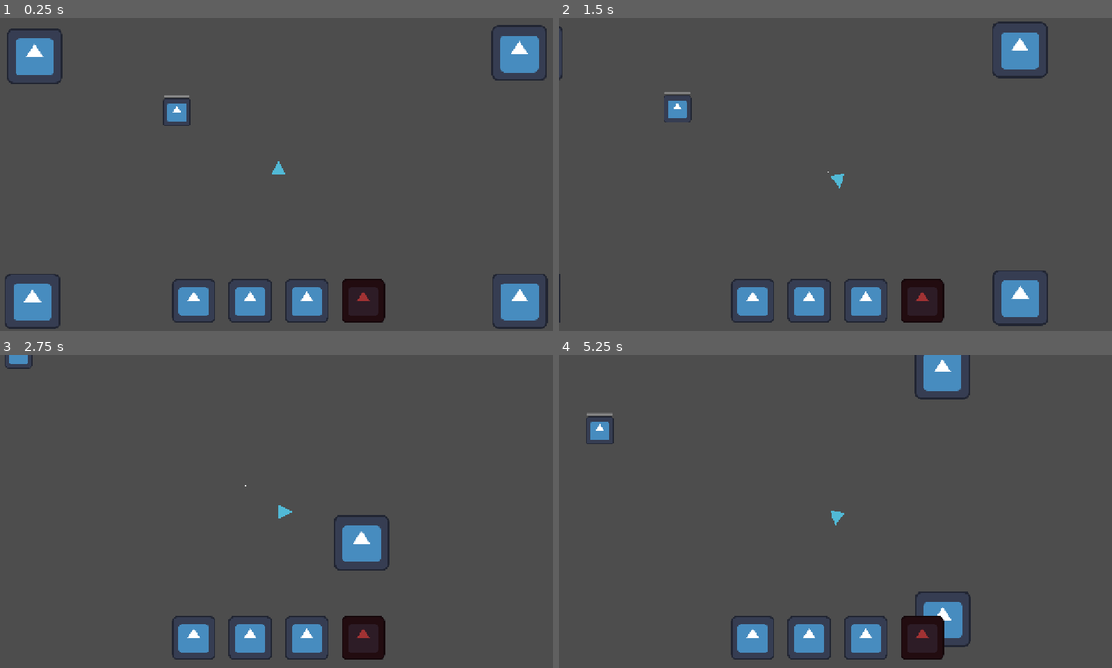
Above: before the commit, frames 1-4 (two rows, left to right).
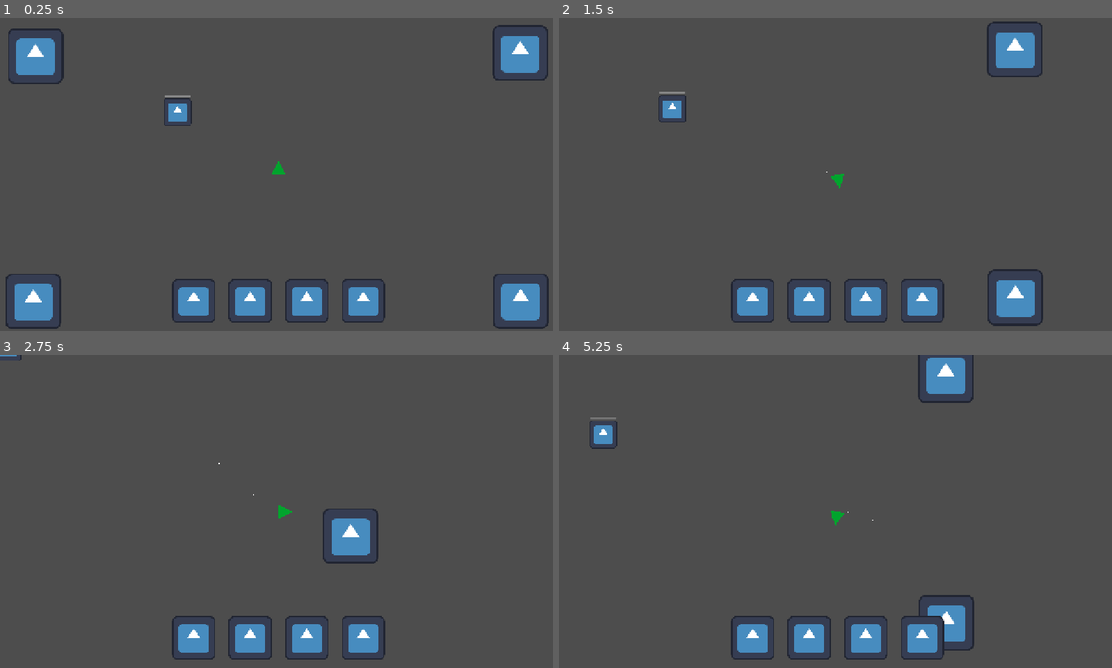
Above: after the commit, the same moments.

Repository: symbol24/shmup_roguelite
Game: Godot game, scene res://Scene/Levels/level.tscn
Same seed, same stepped clock (60 frames per second), same inputs: the game is played once before the commit and once after it. The engine's default icon, where the game draws it, is replaced by a stand-in: a white triangle on a blue panel in a dark square.
Inputs:
- Up to frame 1 (0.25 s): no input
- Up to frame 2 (1.5 s): tap Enter at 0.5 s; hold D (right) 0.53-1.28 s; hold S (down) from 1.28 s (still down)
- Up to frame 3 (2.75 s): release S (down) at 2.03 s; hold D (right) from 2.03 s (still down)
- Up to frame 4 (5.25 s): release D (right) at 2.78 s; hold W (up) 2.78-3.53 s; hold A (left) 3.53-5.03 s; hold S (down) from 5.03 s (still down)

The runs differ from the first frame. In frame 1, 1.9% of the frame differs, in the area x 0-100%, y 2-100%; in frame 2, 2.5%; in frame 3, 2.4%; in frame 4, 2.7%, in the area x 4-76%, y 0-98%.

Commit message:
STARTED LASER SHIP

Diff:
--- /dev/null
+++ b/Code/Projectiles/laser.gd
@@ -0,0 +1,19 @@
+class_name Laser extends Projectile
+
+
+@onready var laser_line: Line2D = %laser_line
+@onready var laser_collider: CollisionShape2D = %laser_collider
+
+
+func setup_length(length:float = 100.0) -> void:
+	laser_line.points[1].y = -length
+	laser_collider.shape.size.y = length
+	laser_collider.position.y = -length/2
+
+
+func _on_body_entered(_body:Node2D) -> void:
+	pass
+
+
+func destroy_self() -> void:
+	pass
--- /dev/null
+++ b/Code/Ship/Actions/laser_shoot.gd
@@ -0,0 +1,45 @@
+class_name LaserShoot extends ProjectileShoot
+
+
+@onready var length_raycast: RayCast2D = %length_raycast
+
+var laser:Laser = null
+
+
+func _process(delta: float) -> void:
+	if timer_active: _reduce_delay_timer(delta)
+	if can_act and shooting and not cycling: _cycle_shoot()
+	elif can_act and not shooting and cycling: _release_shoot()
+
+
+func _cycle_shoot() -> void:
+	cycling = true
+	for point in spawn_points:
+		_shoot_one_bullet(point.global_position)
+
+
+func _release_shoot() -> void:
+	remove_child(laser)
+	cycling = false
+	delay_timer = data.action_delay / (data.proj_attack_speed + ship.data.attack_speed)
+	timer_active = true
+
+
+func _shoot_one_bullet(pos:Vector2) -> void:
+	if projectile == null:
+		projectile = load(data.projectile_uid)
+
+	if laser == null:
+		laser = projectile.instantiate()
+
+	add_child(laser)
+	if not laser.is_node_ready(): await laser.ready
+	laser.setup_attack(data, ship, pos, 0.0)
+	length_raycast.target_position.y  = -data.length
+
+	length_raycast.force_raycast_update()
+	var new_length:float = data.length
+	if length_raycast.is_colliding():
+		new_length = global_position.distance_to(length_raycast.get_collider().global_position)
+
+	laser.setup_length(new_length)
--- a/Code/Ship/Actions/projectile_shoot_data.gd
+++ b/Code/Ship/Actions/projectile_shoot_data.gd
@@ -25,6 +25,7 @@
 
 @export_group("Laser")
 @export var length:float = 100.0
+@export var attacks_per_second:int = 1
 
 @export_group("Fixed")
 @export var dampening:float = 0.0
--- a/Code/Ship/ship_data.gd
+++ b/Code/Ship/ship_data.gd
@@ -38,52 +38,52 @@
 # HP
 var current_hp:float
 var max_hp:float:
-	get: return base_hp + _get_value_from_run_upgrades(&"hp") + _get_value_from_run_upgrades(&"hp")
+	get: return base_hp + _get_value_from_ship_upgrades(&"hp") + _get_value_from_run_upgrades(&"hp")
 var current_lives:int
 var max_lives:int:
-	get: return base_lives + int(_get_value_from_run_upgrades(&"lives")) + int(_get_value_from_run_upgrades(&"lives"))
+	get: return base_lives + int(_get_value_from_ship_upgrades(&"lives")) + int(_get_value_from_run_upgrades(&"lives"))
 
 # Movement
 var speed:float:
-	get: return base_speed + _get_value_from_run_upgrades(&"speed") + _get_value_from_run_upgrades(&"speed")
+	get: return base_speed + _get_value_from_ship_upgrades(&"speed") + _get_value_from_run_upgrades(&"speed")
 var dampening:float:
-	get: return base_damp + _get_value_from_run_upgrades(&"dampening") + _get_value_from_run_upgrades(&"dampening")
+	get: return base_damp + _get_value_from_ship_upgrades(&"dampening") + _get_value_from_run_upgrades(&"dampening")
 
 # Attack
 var damage:float:
-	get: return _get_value_from_run_upgrades(&"damage") + _get_value_from_run_upgrades(&"damage")
+	get: return _get_value_from_ship_upgrades(&"damage") + _get_value_from_run_upgrades(&"damage")
 var attack_speed:float:
-	get: return _get_value_from_run_upgrades(&"attack_speed") + _get_value_from_run_upgrades(&"attack_speed")
+	get: return _get_value_from_ship_upgrades(&"attack_speed") + _get_value_from_run_upgrades(&"attack_speed")
 var projectile_speed:float:
-	get: return _get_value_from_run_upgrades(&"projectile_speed") + _get_value_from_run_upgrades(&"projectile_speed")
+	get: return _get_value_from_ship_upgrades(&"projectile_speed") + _get_value_from_run_upgrades(&"projectile_speed")
 var projectile_size:float:
-	get: return _get_value_from_run_upgrades(&"projectile_size") + _get_value_from_run_upgrades(&"projectile_size")
+	get: return _get_value_from_ship_upgrades(&"projectile_size") + _get_value_from_run_upgrades(&"projectile_size")
 var projectile_life_time_distance:float:
-	get: return _get_value_from_run_upgrades(&"projectile_life_time_distance") + _get_value_from_run_upgrades(&"projectile_life_time_distance")
+	get: return _get_value_from_ship_upgrades(&"projectile_life_time_distance") + _get_value_from_run_upgrades(&"projectile_life_time_distance")
 var crit_chance:float:
-	get: return base_crit_chance + _get_value_from_run_upgrades(&"crit_chance") + _get_value_from_run_upgrades(&"crit_chance")
+	get: return base_crit_chance + _get_value_from_ship_upgrades(&"crit_chance") + _get_value_from_run_upgrades(&"crit_chance")
 var crit_damage:float:
-	get: return base_crit_damage + _get_value_from_run_upgrades(&"crit_damage") + _get_value_from_run_upgrades(&"crit_damage")
+	get: return base_crit_damage + _get_value_from_ship_upgrades(&"crit_damage") + _get_value_from_run_upgrades(&"crit_damage")
 var projectile_peirce_count:float:
-	get: return _get_value_from_run_upgrades(&"projectile_peirce_count") + _get_value_from_run_upgrades(&"projectile_peirce_count")
+	get: return _get_value_from_ship_upgrades(&"projectile_peirce_count") + _get_value_from_run_upgrades(&"projectile_peirce_count")
 
 # Defenses
 var current_armor:float
 var max_armor:float:
-	get: return base_armor + _get_value_from_run_upgrades(&"armor") + _get_value_from_run_upgrades(&"armor")
+	get: return base_armor + _get_value_from_ship_upgrades(&"armor") + _get_value_from_run_upgrades(&"armor")
 var current_shield:float
 var max_shield:float:
-	get: return base_shield + _get_value_from_run_upgrades(&"shield") + _get_value_from_run_upgrades(&"shield")
+	get: return base_shield + _get_value_from_ship_upgrades(&"shield") + _get_value_from_run_upgrades(&"shield")
 
 # Resistances
 var physical_resist:float:
-	get: return base_physical_resistance + _get_value_from_run_upgrades(&"physical_resist") + _get_value_from_run_upgrades(&"physical_resist")
+	get: return base_physical_resistance + _get_value_from_ship_upgrades(&"physical_resist") + _get_value_from_run_upgrades(&"physical_resist")
 var energy_resist:float:
-	get: return base_energy_resistance + _get_value_from_run_upgrades(&"energy_resist") + _get_value_from_run_upgrades(&"energy_resist")
+	get: return base_energy_resistance + _get_value_from_ship_upgrades(&"energy_resist") + _get_value_from_run_upgrades(&"energy_resist")
 var plasma_resist:float:
-	get: return base_plasma_resistance + _get_value_from_run_upgrades(&"plasma_resist") + _get_value_from_run_upgrades(&"plasma_resist")
+	get: return base_plasma_resistance + _get_value_from_ship_upgrades(&"plasma_resist") + _get_value_from_run_upgrades(&"plasma_resist")
 var explosive_resist:float:
-	get: return base_explosive_resistance + _get_value_from_run_upgrades(&"explosive_resist") + _get_value_from_run_upgrades(&"explosive_resist")
+	get: return base_explosive_resistance + _get_value_from_ship_upgrades(&"explosive_resist") + _get_value_from_run_upgrades(&"explosive_resist")
 
 # Upgrades
 var active_ship_upgrades:Array = []
--- /dev/null
+++ b/Data/Ships/EnergyLaserShip/energy_ship_laser_action_data.tres
@@ -0,0 +1,29 @@
+[gd_resource type="Resource" script_class="ProjectileShootData" load_steps=2 format=3 uid="uid://dwuan4ugm2fjr"]
+
+[ext_resource type="Script" uid="uid://04crric0ncu5" path="res://Code/Ship/Actions/projectile_shoot_data.gd" id="1_8kr6d"]
+
+[resource]
+script = ExtResource("1_8kr6d")
+projectile_uid = "res://Scene/Projectile/laser.tscn"
+proj_type = 2
+proj_damage = 10.0
+proj_count_per_attack = 1
+delay_between_proj = 0.1
+proj_attack_speed = 1.0
+proj_projectile_size = 0.0
+proj_crit_chance = 0.0
+proj_crit_damage = 0.0
+proj_damage_type = 1
+proj_sub_damage_types = Array[int]([])
+proj_pierce_count = 1.0
+speed = 1000.0
+life_time_distance = 2500.0
+length = 200.0
+attacks_per_second = 1
+dampening = 0.0
+area_size = 1.0
+projectile_life_time = 0.0
+id = &"laser_ship_laser"
+input_name = &"base_attack"
+action_delay = 1.0
+metadata/_custom_type_script = "uid://04crric0ncu5"
--- a/Data/Ships/PelletShip/pellet_ship_base_attack_data.tres
+++ b/Data/Ships/PelletShip/pellet_ship_base_attack_data.tres
@@ -15,6 +15,7 @@
 proj_crit_damage = 0.2
 proj_damage_type = 0
 proj_sub_damage_types = Array[int]([])
+proj_pierce_count = 1.0
 speed = 750.0
 life_time_distance = 150000.0
 length = 100.0
--- a/Scene/Levels/level.tscn
+++ b/Scene/Levels/level.tscn
@@ -1,8 +1,8 @@
 [gd_scene load_steps=5 format=3 uid="uid://cage0tp3burol"]
 
-[ext_resource type="PackedScene" uid="uid://c8d4yp471gdr7" path="res://Scene/Ship/pellet_ship.tscn" id="2_61dc2"]
 [ext_resource type="Texture2D" uid="uid://di7vgrdu84bu6" path="res://icon.svg" id="2_a2nb1"]
 [ext_resource type="Script" uid="uid://h3syceewdphi" path="res://Code/UI/PlayerUi/action_ui.gd" id="2_ahbjf"]
+[ext_resource type="PackedScene" uid="uid://b16jfrk3v3jt4" path="res://Scene/Ship/energy_laser_ship.tscn" id="3_ahbjf"]
 [ext_resource type="PackedScene" uid="uid://c7t5se1mt37bc" path="res://Scene/Stuff/target.tscn" id="4_ahbjf"]
 
 [node name="Level" type="Node2D" groups=["level"]]
@@ -91,8 +91,8 @@
 position = Vector2(76, 650)
 texture = ExtResource("2_a2nb1")
 
-[node name="PelletShip" parent="." instance=ExtResource("2_61dc2")]
-position = Vector2(642, 359)
+[node name="EnergyLaserShip" parent="." instance=ExtResource("3_ahbjf")]
+position = Vector2(640, 359)
 debug_spawn = true
 
 [node name="target" parent="." instance=ExtResource("4_ahbjf")]
--- /dev/null
+++ b/Scene/Projectile/laser.tscn
@@ -0,0 +1,22 @@
+[gd_scene load_steps=3 format=3 uid="uid://nhsfjggefa5b"]
+
+[ext_resource type="Script" uid="uid://dps03vdgncc4a" path="res://Code/Projectiles/laser.gd" id="1_6lcn5"]
+
+[sub_resource type="RectangleShape2D" id="RectangleShape2D_6lcn5"]
+size = Vector2(16, 100)
+
+[node name="laser" type="Area2D"]
+collision_layer = 4
+collision_mask = 9
+script = ExtResource("1_6lcn5")
+metadata/_custom_type_script = "uid://p5fdl7f2epib"
+
+[node name="laser_line" type="Line2D" parent="."]
+unique_name_in_owner = true
+points = PackedVector2Array(0, 0, 0, -100)
+width = 16.0
+
+[node name="laser_collider" type="CollisionShape2D" parent="."]
+unique_name_in_owner = true
+position = Vector2(0, -50)
+shape = SubResource("RectangleShape2D_6lcn5")
--- a/Scene/Ship/energy_laser_ship.tscn
+++ b/Scene/Ship/energy_laser_ship.tscn
@@ -1,9 +1,11 @@
-[gd_scene load_steps=6 format=3 uid="uid://b16jfrk3v3jt4"]
+[gd_scene load_steps=8 format=3 uid="uid://b16jfrk3v3jt4"]
 
 [ext_resource type="Script" uid="uid://yivjwni6uhmx" path="res://Code/Ship/ship.gd" id="1_7cfey"]
 [ext_resource type="Resource" uid="uid://b6jtn2vao62yl" path="res://Data/Ships/EnergyLaserShip/energy_ship.tres" id="2_hh73m"]
 [ext_resource type="TileSet" uid="uid://26cpr7etcqo4" path="res://Data/grey_box_tilesettres.tres" id="3_ukt8l"]
 [ext_resource type="Script" uid="uid://c80hn54jnyt1s" path="res://Code/Ship/Actions/basic_move.gd" id="4_kjhwa"]
+[ext_resource type="Script" uid="uid://cgqwmu7fxwic0" path="res://Code/Ship/Actions/laser_shoot.gd" id="5_10x87"]
+[ext_resource type="Resource" uid="uid://dwuan4ugm2fjr" path="res://Data/Ships/EnergyLaserShip/energy_ship_laser_action_data.tres" id="6_ukt8l"]
 
 [sub_resource type="ConvexPolygonShape2D" id="ConvexPolygonShape2D_p3gfm"]
 points = PackedVector2Array(-16, 0, 16, 0, 0, -32)
@@ -26,16 +28,28 @@
 tile_map_data = PackedByteArray(0, 0, 255, 255, 254, 255, 0, 0, 19, 0, 21, 0, 0, 0, 255, 255, 255, 255, 0, 0, 19, 0, 22, 0, 0, 0, 0, 0, 254, 255, 0, 0, 20, 0, 21, 0, 0, 0, 0, 0, 255, 255, 0, 0, 20, 0, 22, 0, 0, 0)
 tile_set = ExtResource("3_ukt8l")
 
-[node name="bullet_spawn_1" type="Marker2D" parent="."]
-unique_name_in_owner = true
-position = Vector2(12, -27)
-
-[node name="bullet_spawn_2" type="Marker2D" parent="."]
-unique_name_in_owner = true
-position = Vector2(-12, -27)
-
 [node name="move" type="Node2D" parent="."]
 script = ExtResource("4_kjhwa")
 
 [node name="CPUParticles2D" type="CPUParticles2D" parent="."]
 gravity = Vector2(0, 0)
+
+[node name="BaseAttack_Laser" type="Node2D" parent="." node_paths=PackedStringArray("spawn_points")]
+script = ExtResource("5_10x87")
+spawn_points = [NodePath("laser_point")]
+data = ExtResource("6_ukt8l")
+
+[node name="laser_point" type="Marker2D" parent="BaseAttack_Laser"]
+position = Vector2(0, -32)
+
+[node name="length_raycast" type="RayCast2D" parent="BaseAttack_Laser"]
+unique_name_in_owner = true
+position = Vector2(0, -32)
+target_position = Vector2(0, -28)
+collision_mask = 9
+
+[node name="SecondaryAttac_Ionbomb" type="Node2D" parent="."]
+
+[node name="DefensiveOption" type="Node2D" parent="."]
+
+[node name="MovementOption" type="Node2D" parent="."]
Not shown, added: Code/Projectiles/laser.gd.uid
Not shown, added: Code/Ship/Actions/laser_shoot.gd.uid
